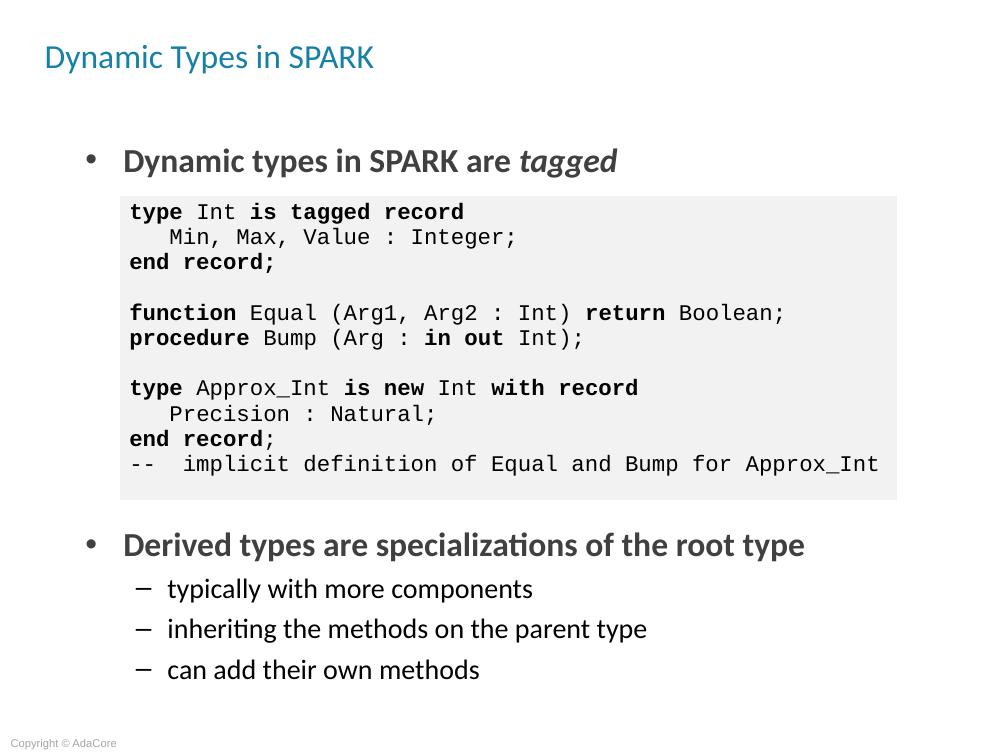
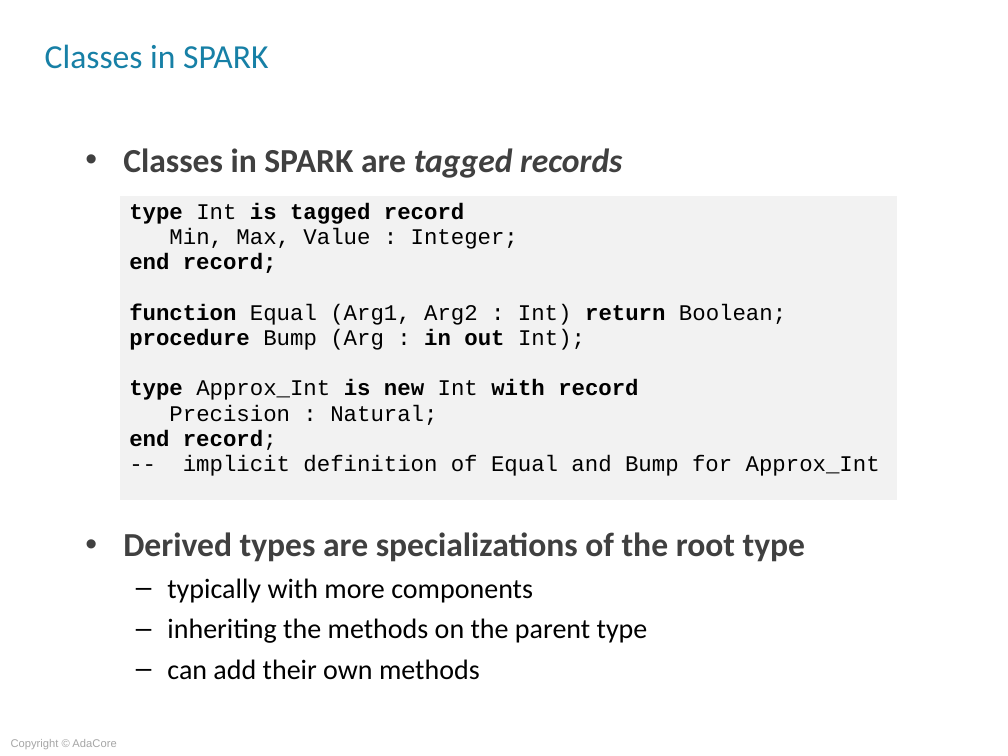
Before and after one commit to AdaCoreU/Courses, a slide deck: slide 4 of lectures/07_Advanced_SPARK/03_Object_Oriented_Programming/Slides/03_Object_Oriented_Programming.ppt. Drawn at 1008x756 pixels with LibreOffice and Linux fonts; fonts in the diff are those of the drawing; background and template pictures are left out. Boxes give left, top, right and bottom in pixels: in the first picture for what was removed or moved away, otherwise in the second. Text is boxed around its words. In the diff, an @@ line names an element or a change of style, - is before the commit and + after.

```diff
--- a/lectures/07_Advanced_SPARK/03_Object_Oriented_Programming/Slides/03_Object_Oriented_Programming.ppt
+++ b/lectures/07_Advanced_SPARK/03_Object_Oriented_Programming/Slides/03_Object_Oriented_Programming.ppt
@@ title at (45, 44, 268, 69): text changed @@
-Dynamic Types in SPARK
+Classes in SPARK
@@ text at (123, 148, 622, 178): text changed @@
-• Dynamic types in SPARK are tagged
+• Classes in SPARK are tagged records
```
Also in this commit, not shown: 7 other slides changed.
